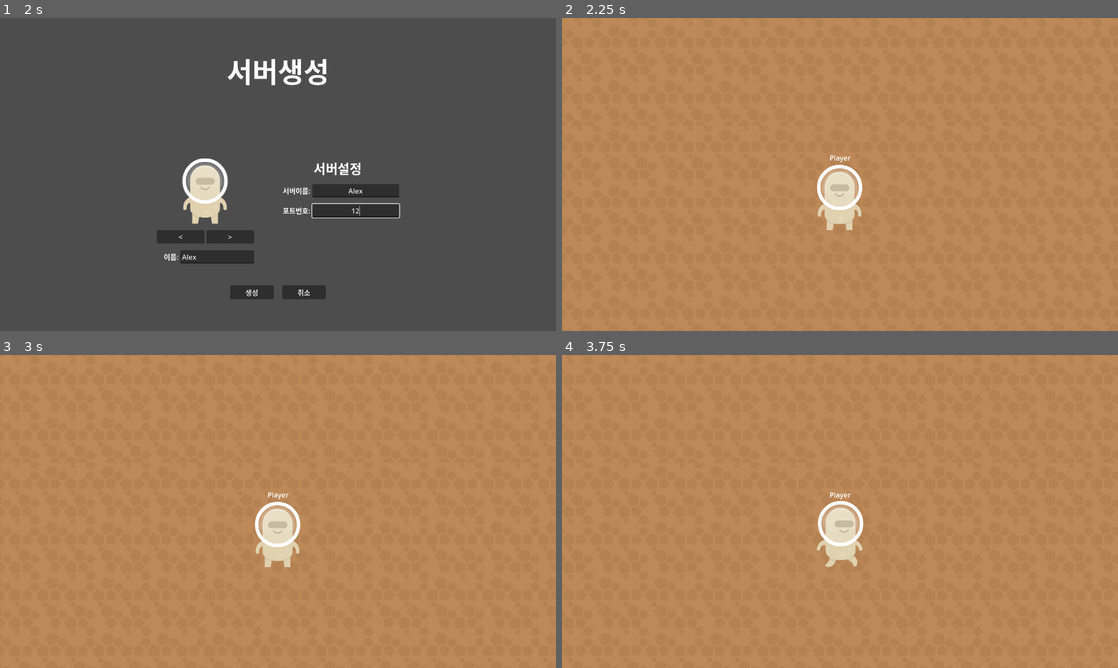
Above: before the commit, frames 1-4 (two rows, left to right).
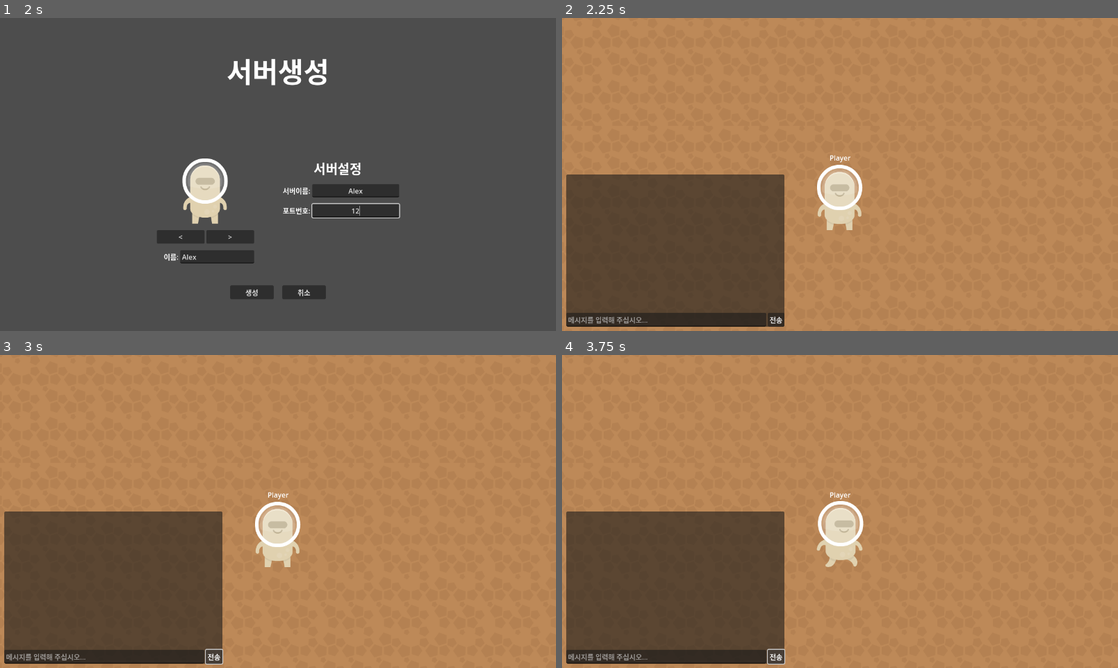
Above: after the commit, the same moments.

Repository: Ozymandias1/godot_simplechat
Game: Godot game, scene res://Scenes/MainMenu.tscn
Same seed, same stepped clock (60 frames per second), same inputs: the game is played once before the commit and once after it.
Inputs (mouse positions are in pixels of both pictures, inside the frame that each line leads up to):
- Up to frame 1 (2 s): click "서버 생성" at 0.5 s; click (216, 255) at 1.27 s; type "Alex" at 1.35 s; click (355, 190) at 1.5 s; type "Alex" at 1.58 s; click (355, 212) at 1.73 s; type "12" at 1.82 s
- Up to frame 2 (2.25 s): click "생성" at 2 s
- Up to frame 3 (3 s): click (216, 655) at 2.75 s, where only the run after the commit has a clickable "전송"
- Up to frame 4 (3.75 s): tap Enter at 3.5 s; hold D (Move Right) from 3.53 s (still down)

Frame 1 is identical in both runs. In frame 2, 19% of the frame differs, in the area x 0-40%, y 50-99%; in frame 3, 19%, in the area x 0-41%, y 50-99%; in frame 4, 19%.
Error after the commit: Invalid access to property or key '1' on a base object of type 'Dictionary'. (res://Scripts/MultiplayManager.gd:89)

Commit message:
플레이어 메시지 입력 및 rpc처리

Diff:
--- /dev/null
+++ b/Scenes/ChatBox.tscn
@@ -0,0 +1,54 @@
+[gd_scene load_steps=2 format=3 uid="uid://d01oylvykem61"]
+
+[ext_resource type="Script" path="res://Scripts/ChatBox.gd" id="1_1rmot"]
+
+[node name="ChatBox" type="Control"]
+layout_mode = 3
+anchor_top = 0.5
+anchor_right = 0.4
+anchor_bottom = 1.0
+offset_left = 10.0
+offset_bottom = -10.0
+grow_vertical = 0
+script = ExtResource("1_1rmot")
+
+[node name="ChatBoxBackground" type="Panel" parent="."]
+layout_mode = 1
+anchors_preset = 15
+anchor_right = 1.0
+anchor_bottom = 1.0
+grow_horizontal = 2
+grow_vertical = 2
+
+[node name="Container" type="VBoxContainer" parent="."]
+layout_mode = 1
+anchors_preset = 15
+anchor_right = 1.0
+anchor_bottom = 1.0
+grow_horizontal = 2
+grow_vertical = 2
+
+[node name="ScrollContainerChatLog" type="ScrollContainer" parent="Container"]
+layout_mode = 2
+size_flags_vertical = 3
+
+[node name="ChatLog" type="VBoxContainer" parent="Container/ScrollContainerChatLog"]
+layout_mode = 2
+size_flags_horizontal = 3
+size_flags_vertical = 3
+alignment = 2
+
+[node name="Controls" type="HBoxContainer" parent="Container"]
+layout_mode = 2
+
+[node name="LineEditInputMessage" type="LineEdit" parent="Container/Controls"]
+layout_mode = 2
+size_flags_horizontal = 3
+placeholder_text = "메시지를 입력해 주십시오..."
+
+[node name="BtnSend" type="Button" parent="Container/Controls"]
+layout_mode = 2
+text = "전송"
+
+[connection signal="text_submitted" from="Container/Controls/LineEditInputMessage" to="." method="_on_line_edit_input_message_text_submitted"]
+[connection signal="pressed" from="Container/Controls/BtnSend" to="." method="_on_btn_send_pressed"]
--- /dev/null
+++ b/Scenes/ChatBoxMessageItem.tscn
@@ -0,0 +1,6 @@
+[gd_scene format=3 uid="uid://d0krf4lfbuea6"]
+
+[node name="ChatBoxMsgItem" type="Label"]
+custom_minimum_size = Vector2(1, 1)
+text = "메시지"
+autowrap_mode = 1
--- a/Scenes/ChatRoom.tscn
+++ b/Scenes/ChatRoom.tscn
@@ -1,7 +1,8 @@
-[gd_scene load_steps=3 format=3 uid="uid://eb5ahbaxi2rb"]
+[gd_scene load_steps=4 format=3 uid="uid://eb5ahbaxi2rb"]
 
 [ext_resource type="Script" path="res://Scripts/ChatRoom.gd" id="1_5vfxu"]
 [ext_resource type="PackedScene" uid="uid://bbanpguhwvu83" path="res://Scenes/Background.tscn" id="2_2s84r"]
+[ext_resource type="PackedScene" uid="uid://d01oylvykem61" path="res://Scenes/ChatBox.tscn" id="3_wo6cv"]
 
 [node name="ChatRoom" type="Control"]
 layout_mode = 3
@@ -14,6 +15,10 @@
 
 [node name="Background" parent="." instance=ExtResource("2_2s84r")]
 
+[node name="CanvasLayer" type="CanvasLayer" parent="."]
+
+[node name="ChatBox" parent="CanvasLayer" instance=ExtResource("3_wo6cv")]
+
 [node name="Camera2D" type="Camera2D" parent="."]
 
 [node name="TestTimer" type="Timer" parent="."]
--- /dev/null
+++ b/Scripts/ChatBox.gd
@@ -0,0 +1,62 @@
+# ChatRoom.gd 채팅로그, 메시지 입력처리등
+extends Control
+
+const CHAT_BOX_MESSAGE_ITEM = preload("res://Scenes/ChatBoxMessageItem.tscn")
+
+@onready var line_edit_input_message = $Container/Controls/LineEditInputMessage
+@onready var chat_log = $Container/ScrollContainerChatLog/ChatLog
+@onready var scroll_container_chat_log = $Container/ScrollContainerChatLog
+
+@export var max_chatlog_item : int = 50
+
+# 스크립트 시작
+func _ready():
+	MultiplayManager.player_connected.connect(_on_player_connected)
+
+	# 메시지가 입력되면 스크롤컨테이너의 스크롤 값을 조정해주기 위한 시그널 연결
+	scroll_container_chat_log.get_v_scroll_bar().changed.connect(_on_chatlog_v_scroll_changed)
+
+# 채팅로그에 메시지 텍스트 항목 추가
+@rpc("any_peer", "reliable", "call_local")
+func _add_message_to_chatlog(message_text: String, is_player_message: bool = false):
+	var msg_item = CHAT_BOX_MESSAGE_ITEM.instantiate()
+	msg_item.text = message_text
+	chat_log.add_child(msg_item)
+
+	_remove_oldest_chatlog_message()
+
+	# 플레이어가 입력한 메시지일경우 rpc를 호출한 피어id값에 해당하는 캐릭터위 메시지를 표시한다.
+	if is_player_message:
+		var peer_id = multiplayer.get_remote_sender_id()
+		MultiplayManager.connected_players[peer_id]["PlayerNodeInstance"].show_message(message_text)
+
+# 전송 버튼 클릭 시그널
+func _on_btn_send_pressed():
+	if line_edit_input_message.text.is_empty() == false:
+		#_add_message_to_chatlog(line_edit_input_message.text)
+		line_edit_input_message.text = ""
+
+# 채팅로그 스크롤 컨테이너의 스크롤변화 이벤트 이그널
+func _on_chatlog_v_scroll_changed():
+	# 채팅로그는 밑에서 위로 올라가는 방식이므로, 메시지가 추가되면 스크롤값을 최대값인 아래로 내려준다
+	scroll_container_chat_log.scroll_vertical = scroll_container_chat_log.get_v_scroll_bar().max_value
+
+# 채팅로그가 일정 개수 이상 되었을때 처리하는 함수
+func _remove_oldest_chatlog_message():
+	var chatlog_item_count = chat_log.get_child_count()
+	if chatlog_item_count > max_chatlog_item:
+		chat_log.get_child(0).queue_free() # 트리구조상 0번째것이 제일 오래된 채팅로그이므로
+
+# 사용자 접속시 처리
+func _on_player_connected(_peer_id, player_info):
+	var message_text = "%s님이 접속하였습니다." % player_info.Name
+	_add_message_to_chatlog(message_text)
+
+# 텍스트 입력 완료 처리 시그널
+func _on_line_edit_input_message_text_submitted(new_text):
+	var message_text = "%s:%s" % [MultiplayManager.my_player_data.Name, new_text]
+	_add_message_to_chatlog.rpc(message_text, true)
+	line_edit_input_message.text = ""
+
+	## 다른 플레이어에게 캐릭터머리위 메시지 표출 신호 전송
+	#MultiplayManager.send_message(new_text)
--- a/Scripts/ChatRoom.gd
+++ b/Scripts/ChatRoom.gd
@@ -2,6 +2,8 @@
 extends Control
 
 #@onready var player = $Player
+
+signal on_player_character_node_created(peer_id, node_instance)
 
 const PLAYER_TEMPLATE = preload("res://Scenes/Player.tscn")
 
@@ -26,6 +28,7 @@
 # 스크립트 시작
 func _ready():
 	MultiplayManager.player_connected.connect(_on_player_connected)
+	on_player_character_node_created.connect(MultiplayManager.assign_player_character_node)
 
 	# 서버일경우 player_connected가 emit되지 않으므로 수동 호출
 	if multiplayer.is_server():
@@ -41,6 +44,8 @@
 	new_player.set_player_name_tag_text(player_info.Name)
 	new_player.set_player_sprite(player_info.SpriteColor)
 
+	on_player_character_node_created.emit(peer_id, new_player)
+
 	# 파라미터의 피어값이 본인의 피어값과 같으면 카메라를 부착한다.
 	if peer_id == multiplayer.get_unique_id():
 		camera_2d.reparent(new_player, false)
--- a/Scripts/MultiplayManager.gd
+++ b/Scripts/MultiplayManager.gd
@@ -9,7 +9,8 @@
 # 나의 정보
 var my_player_data = {
 	"Name": "Player", # 이름
-	"SpriteColor": "Beige" # 선택한 플레이어 스프라이트 이미지 인덱스
+	"SpriteColor": "Beige", # 선택한 플레이어 스프라이트 이미지 인덱스
+	"PlayerNodeInstance": null
 }
 
 # 스크립트 시작
@@ -82,3 +83,16 @@
 	var peer_id = multiplayer.get_unique_id()
 	connected_players[peer_id] = my_player_data
 	player_connected.emit(peer_id, my_player_data)
+
+# 접속 플레이데이터에 캐릭터 노드 인스턴스 설정
+func assign_player_character_node(peer_id, node_instance):
+	connected_players[peer_id]["PlayerNodeInstance"] = node_instance
+
+#func send_message(message_text):
+	#var caller_peer_id = multiplayer.get_unique_id()
+	#send_message_to_other_player.rpc_id(caller_peer_id, message_text)
+#
+#@rpc("any_peer", "reliable", "call_local")
+#func send_message_to_other_player(message_text):
+	#var peer_id = multiplayer.get_remote_sender_id()
+	#connected_players[peer_id]["PlayerNodeInstance"].show_message(message_text)
--- a/TestScene.gd
+++ b/TestScene.gd
@@ -1,18 +1,25 @@
 extends Node2D
 
-@onready var player = $Player
+@onready var label = $Label
+@onready var label_long = $LabelLong
+@onready var v_box_container = $Control/ScrollContainer/VBoxContainer
+@onready var scroll_container = $Control/ScrollContainer
 
-# Called when the node enters the scene tree for the first time.
+var labels : Array[Label]
+
 func _ready():
-	var tween: Tween = create_tween()
-	tween.tween_property(player, "position", Vector2(1000, player.position.y), 5.0)
-	tween.finished.connect(_on_move_finished)
+	labels = [label, label_long]
+	scroll_container.get_v_scroll_bar().changed.connect(_on_scroll_changed)
 
-# Called every frame. 'delta' is the elapsed time since the previous frame.
-func _process(delta):
-	if Input.is_action_just_released("ui_up"):
-		var tween: Tween = create_tween()
-		tween.tween_property(player, "scale", Vector2(2,2), 10.0)
+func _on_button_pressed():
+	var item = labels.pick_random().duplicate()
+	v_box_container.add_child(item)
+	_check_max_item_count()
 
-func _on_move_finished():
-	player.queue_free()
+func _on_scroll_changed():
+	scroll_container.scroll_vertical = scroll_container.get_v_scroll_bar().max_value
+
+func _check_max_item_count():
+	var count = v_box_container.get_child_count()
+	if count > 3:
+		v_box_container.get_child(0).queue_free()
--- a/TestScene.tscn
+++ b/TestScene.tscn
@@ -1,11 +1,65 @@
-[gd_scene load_steps=3 format=3 uid="uid://dmitqnvdyipil"]
+[gd_scene load_steps=2 format=3 uid="uid://dmitqnvdyipil"]
 
 [ext_resource type="Script" path="res://TestScene.gd" id="1_2har0"]
-[ext_resource type="Texture2D" uid="uid://c66o1ogutm4q0" path="res://icon.svg" id="2_n16jo"]
 
 [node name="TestScene" type="Node2D"]
 script = ExtResource("1_2har0")
 
-[node name="Player" type="Sprite2D" parent="."]
-position = Vector2(232, 230)
-texture = ExtResource("2_n16jo")
+[node name="Control" type="Control" parent="."]
+layout_mode = 3
+anchors_preset = 0
+offset_left = 82.0
+offset_top = 90.0
+offset_right = 415.0
+offset_bottom = 369.0
+
+[node name="Panel" type="Panel" parent="Control"]
+layout_mode = 1
+anchors_preset = 15
+anchor_right = 1.0
+anchor_bottom = 1.0
+grow_horizontal = 2
+grow_vertical = 2
+
+[node name="ScrollContainer" type="ScrollContainer" parent="Control"]
+layout_mode = 1
+anchors_preset = 15
+anchor_right = 1.0
+anchor_bottom = 1.0
+grow_horizontal = 2
+grow_vertical = 2
+
+[node name="VBoxContainer" type="VBoxContainer" parent="Control/ScrollContainer"]
+layout_mode = 2
+size_flags_horizontal = 3
+size_flags_vertical = 3
+alignment = 2
+
+[node name="Label2" type="Label" parent="Control/ScrollContainer/VBoxContainer"]
+layout_mode = 2
+text = "First"
+
+[node name="Label" type="Label" parent="."]
+offset_left = 436.0
+offset_top = 102.0
+offset_right = 476.0
+offset_bottom = 125.0
+text = "test messageasdfljsasadfkljsadflkjsdf"
+
+[node name="LabelLong" type="Label" parent="."]
+custom_minimum_size = Vector2(1, 1)
+offset_left = 439.0
+offset_top = 134.0
+offset_right = 1051.0
+offset_bottom = 157.0
+text = "longlabel test messageasdfl jsasadfkljsadflkjs dfasdfalsjdflkadsfkajsdhk asjdhjskadfs kajdfh"
+autowrap_mode = 1
+
+[node name="Button" type="Button" parent="."]
+offset_left = 443.0
+offset_top = 210.0
+offset_right = 483.0
+offset_bottom = 241.0
+text = "추가"
+
+[connection signal="pressed" from="Button" to="." method="_on_button_pressed"]
